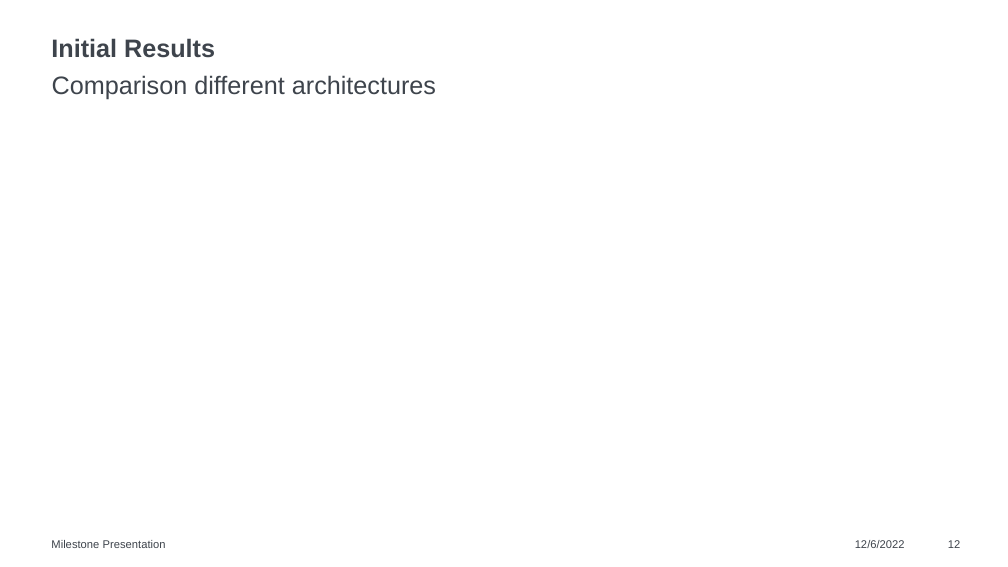
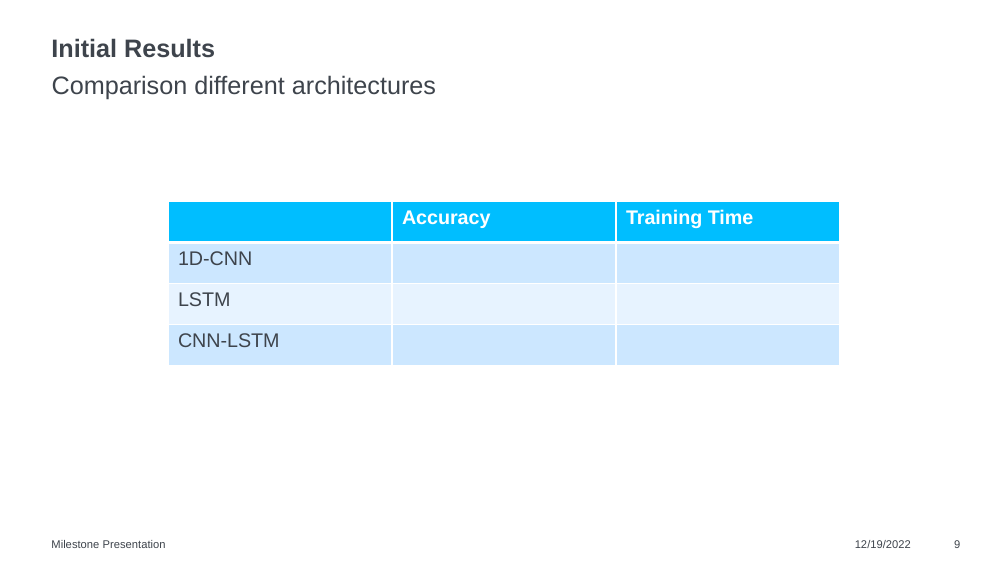
Before and after one commit to raviakash/Human_Activity_Postural_Transition_Recognition, a slide deck: slide 9 of Report/Milestone Presentation.pptx (slide 12 before the commit). Drawn at 1008x567 pixels with LibreOffice and Linux fonts; fonts in the diff are those of the drawing. Boxes give left, top, right and bottom in pixels: in the first picture for what was removed or moved away, otherwise in the second. Text is boxed around its words. In the diff, an @@ line names an element or a change of style, - is before the commit and + after.

```diff
--- a/Report/Milestone Presentation.pptx
+++ b/Report/Milestone Presentation.pptx
@@ table added at <box>168,202,840,365</box>, 4 rows, 3 columns @@
+ | Accuracy | Training Time
+1D-CNN |  | 
+LSTM |  | 
+CNN-LSTM |  | 
@@ text at <box>855,540,911,548</box>: text changed @@
-12/6/2022
+12/19/2022
@@ page number at <box>954,540,960,548</box>: text changed @@
-12
+9
```
Also in this commit, not shown: 6 other slides changed, 3 slides removed, 3 other files.
